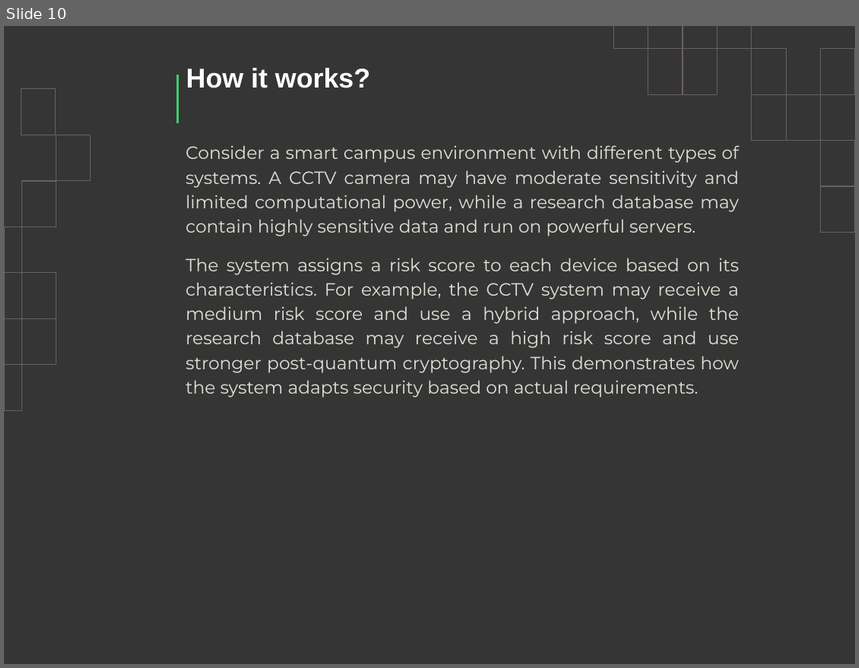
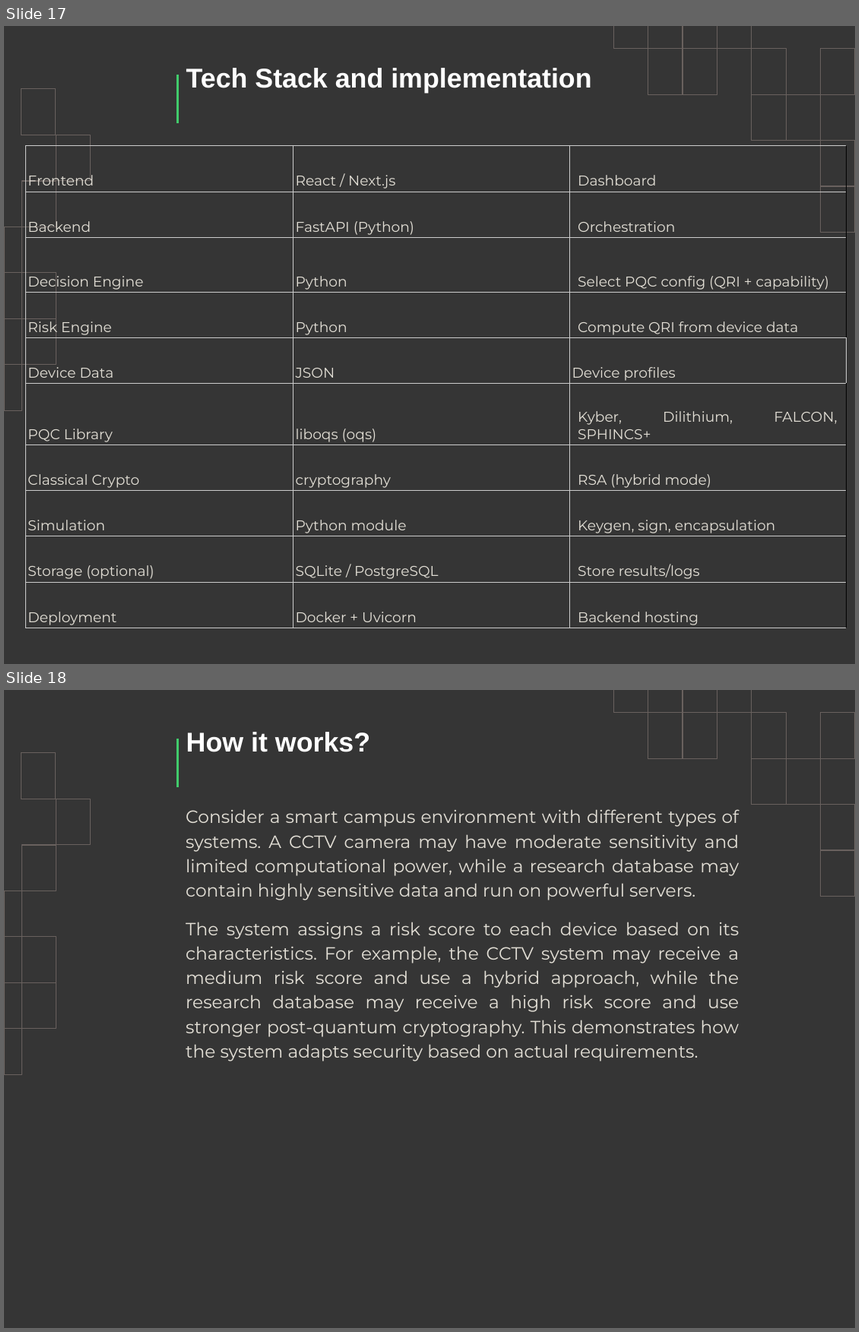
Before and after one commit to TheUnmeshRaj/Quantum-Risk-Aware-Context-Adaptive-PQC-Framework, a slide deck: docs/Proposal.pptx. Shown one above the other, each under a label of ours: slide 10 before the commit, slides 17 and 18 after it. The pictures are 859x668 and 859x1332 pixels, drawn with LibreOffice and Linux fonts; fonts in the diff are those of the drawing. Boxes give left, top, right and bottom in pixels: in the first picture for what was removed or moved away, otherwise in the second. Text is boxed around its words. In the diff, an @@ line names an element or a change of style, - is before the commit and + after.

```diff
--- a/docs/Proposal.pptx
+++ b/docs/Proposal.pptx
@@ slide 17 added at [4, 26, 855, 664], background #353535; not listed: 22 template elements that a slide beside it also shows @@
@@ subtitle added at [186, 68, 591, 93], 23 pt, text #FFFFFF, bold @@
+Tech Stack and implementation
@@ table added at [25, 146, 846, 629], 10 rows, 3 columns @@
+Frontend | React / Next.js | Dashboard
+Backend | FastAPI (Python) | Orchestration
+Decision Engine | Python | Select PQC config (QRI + capability)
+Risk Engine | Python | Compute QRI from device data
+Device Data | JSON | Device profiles
+PQC Library | liboqs (oqs) | Kyber, Dilithium, FALCON, SPHINCS+
+Classical Crypto | cryptography | RSA (hybrid mode)
+Simulation | Python module | Keygen, sign, encapsulation
+Storage (optional) | SQLite / PostgreSQL | Store results/logs
+Deployment | Docker + Uvicorn | Backend hosting
@@ what was slide 10 is now slide 18 @@
```
Also in this commit, not shown: 1 slide changed, 7 other slides added, 3 other files.
